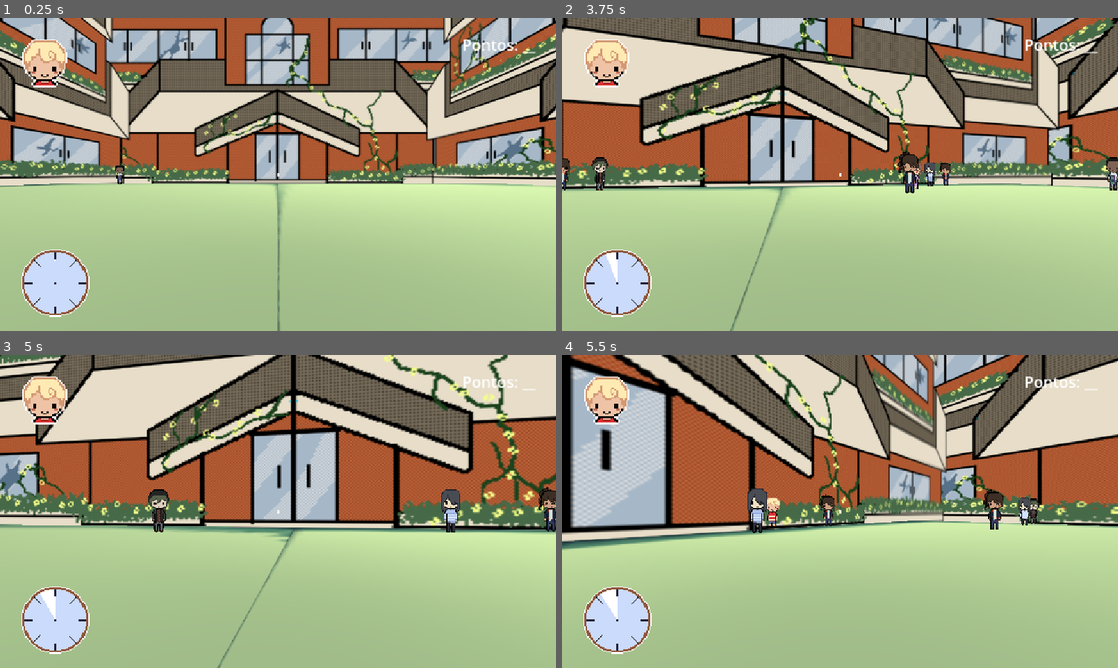
Above: before the commit, frames 1-4 (two rows, left to right).
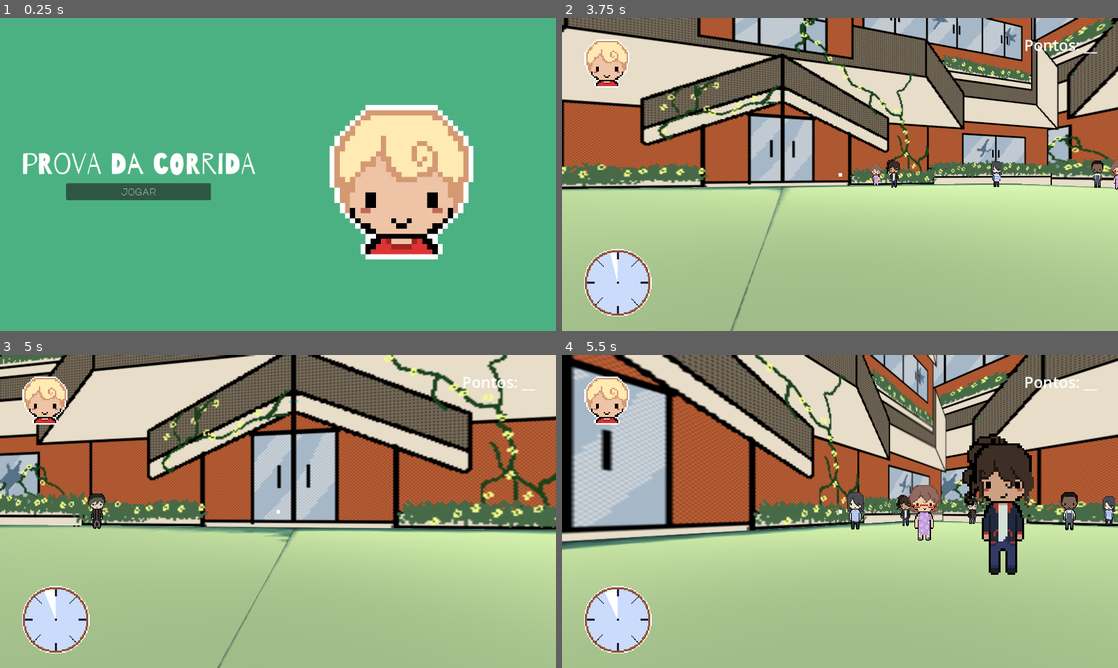
Above: after the commit, the same moments.

Repository: Limones-07/uniarts2025
Game: Godot game, scene res://scenes/ui/Main Menu.tscn
Two runs of this game, one before a commit and one after it. Both use one fixed random seed, a clock stepped at 60 frames per second and the inputs below. Before the commit the project starts from res://scenes/environments/main.tscn.
Inputs (mouse positions are in pixels of both pictures, inside the frame that each line leads up to):
- Up to frame 1 (0.25 s): no input
- Up to frame 2 (3.75 s): click (701, 190) at 0.5 s, where only the run after the commit has a clickable "jogar"; click (840, 243) at 1.25 s, where only the run after the commit has a clickable "continuar"; move the mouse to (867, 174) at 2.02 s; hold W (move_forward) from 2.03 s (still down); right-click (867, 174) at 2.1 s; move the mouse to (812, 174) at 2.77 s; right-click (812, 174) at 2.85 s; move the mouse to (851, 168) at 3.52 s; right-click (851, 168) at 3.6 s
- Up to frame 3 (5 s): keep holding W (move_forward); move the mouse to (272, 517) at 4.27 s; right-click (272, 517) at 4.35 s
- Up to frame 4 (5.5 s): keep holding W (move_forward); move the mouse to (878, 514) at 5.02 s; right-click (878, 514) at 5.1 s

The runs differ from the first frame. In frame 1, 99% of the frame differs, in the area x 0-100%, y 0-100%; in frame 2, 9.4%; in frame 3, 7.6%; in frame 4, 11%.

Commit message:
add title and explanation screens

Diff:
--- a/project.godot
+++ b/project.godot
@@ -10,11 +10,12 @@
 
 [application]
 
-config/name="uniarts2025"
-run/main_scene="res://scenes/environments/main.tscn"
+config/name="Prova da Corrida"
+run/main_scene="uid://2kbbongpgakm"
 config/features=PackedStringArray("4.4", "GL Compatibility")
 boot_splash/bg_color=Color(0.133333, 0.12549, 0.203922, 1)
-config/icon="res://icon.svg"
+config/icon="uid://cy7eituiqavxt"
+config/windows_native_icon="res://assets/png/icon.ico"
 
 [autoload]
 
@@ -23,7 +24,7 @@
 
 [display]
 
-window/stretch/mode="canvas_items"
+window/stretch/mode="viewport"
 
 [global_group]
 
@@ -81,4 +82,4 @@
 
 renderer/rendering_method="gl_compatibility"
 renderer/rendering_method.mobile="gl_compatibility"
-environment/defaults/default_clear_color=Color(0.133333, 0.12549, 0.203922, 1)
+environment/defaults/default_clear_color=Color(0.297415, 0.695243, 0.511602, 1)
--- /dev/null
+++ b/scenes/ui/Explanation.tscn
@@ -0,0 +1,63 @@
+[gd_scene load_steps=7 format=3 uid="uid://knuh2ann2mhe"]
+
+[ext_resource type="Script" uid="uid://nvyvf5bpbw3x" path="res://src/main_menu.gd" id="1_jf711"]
+[ext_resource type="FontFile" uid="uid://doedntugj2cb8" path="res://assets/ttf/Barrio-Regular.ttf" id="2_lgwbw"]
+[ext_resource type="Theme" uid="uid://coisw4631bd4b" path="res://assets/engine/button_theme.tres" id="3_1krol"]
+[ext_resource type="FontFile" uid="uid://dsw3agdjoirvx" path="res://assets/ttf/MajorMonoDisplay-Regular.ttf" id="4_jf711"]
+
+[sub_resource type="LabelSettings" id="LabelSettings_wyhiu"]
+font = ExtResource("2_lgwbw")
+font_size = 60
+
+[sub_resource type="LabelSettings" id="LabelSettings_lgwbw"]
+font = ExtResource("4_jf711")
+font_size = 23
+
+[node name="MainMenu" type="Control"]
+layout_mode = 3
+anchors_preset = 15
+anchor_right = 1.0
+anchor_bottom = 1.0
+grow_horizontal = 2
+grow_vertical = 2
+script = ExtResource("1_jf711")
+
+[node name="HSplitContainer" type="HBoxContainer" parent="."]
+layout_mode = 1
+anchors_preset = 15
+anchor_right = 1.0
+anchor_bottom = 1.0
+grow_horizontal = 2
+grow_vertical = 2
+alignment = 1
+
+[node name="VBoxContainer" type="VBoxContainer" parent="HSplitContainer"]
+layout_mode = 2
+size_flags_horizontal = 3
+alignment = 1
+
+[node name="Label" type="Label" parent="HSplitContainer/VBoxContainer"]
+layout_mode = 2
+text = "O intervalo tocou!"
+label_settings = SubResource("LabelSettings_wyhiu")
+horizontal_alignment = 1
+
+[node name="Label2" type="Label" parent="HSplitContainer/VBoxContainer"]
+layout_mode = 2
+theme = ExtResource("3_1krol")
+theme_override_font_sizes/font_size = 1
+text = "mas todos os professores ainda têm provas para entregar! Você ficou encarregado de entregar as provas para eles enquanto eles vão para as salas. Voce tem um minuto para entregar o máximo de provas que você conseguir. clique com o botão direito quando estiver próximo do professor para entregar a prova a ele. mas cuidado, se você entregar uma prova para o professor errado, será uma prova a menos que será entregue. use wasd para se mover e o mouse para olhar. boa sorte!"
+label_settings = SubResource("LabelSettings_lgwbw")
+horizontal_alignment = 1
+autowrap_mode = 3
+justification_flags = 160
+
+[node name="Button" type="Button" parent="HSplitContainer/VBoxContainer"]
+custom_minimum_size = Vector2(300, 35)
+layout_mode = 2
+size_flags_horizontal = 4
+size_flags_vertical = 4
+theme = ExtResource("3_1krol")
+text = "continuar"
+
+[connection signal="pressed" from="HSplitContainer/VBoxContainer/Button" to="." method="_on_button_pressed"]
--- a/scenes/ui/Main Menu.tscn
+++ b/scenes/ui/Main Menu.tscn
@@ -1,8 +1,9 @@
-[gd_scene load_steps=5 format=3 uid="uid://2kbbongpgakm"]
+[gd_scene load_steps=6 format=3 uid="uid://2kbbongpgakm"]
 
 [ext_resource type="FontFile" uid="uid://doedntugj2cb8" path="res://assets/ttf/Barrio-Regular.ttf" id="1_p8ecq"]
-[ext_resource type="Texture2D" uid="uid://40dy5fh0twmt" path="res://assets/jpg/placeholder.jpg" id="2_d1pup"]
+[ext_resource type="Script" uid="uid://nvyvf5bpbw3x" path="res://src/main_menu.gd" id="1_wyhiu"]
 [ext_resource type="Theme" uid="uid://coisw4631bd4b" path="res://assets/engine/button_theme.tres" id="2_wyhiu"]
+[ext_resource type="Texture2D" uid="uid://dbwl4uubtdr7t" path="res://assets/png/Untitled_Artwork-26.png" id="4_wajxv"]
 
 [sub_resource type="LabelSettings" id="LabelSettings_wyhiu"]
 font = ExtResource("1_p8ecq")
@@ -15,6 +16,7 @@
 anchor_bottom = 1.0
 grow_horizontal = 2
 grow_vertical = 2
+script = ExtResource("1_wyhiu")
 
 [node name="HSplitContainer" type="HBoxContainer" parent="."]
 layout_mode = 1
@@ -32,8 +34,7 @@
 
 [node name="Label" type="Label" parent="HSplitContainer/VBoxContainer"]
 layout_mode = 2
-text = "Cidade Das
-Sombras"
+text = "prova da corrida"
 label_settings = SubResource("LabelSettings_wyhiu")
 horizontal_alignment = 1
 
@@ -43,29 +44,16 @@
 size_flags_horizontal = 4
 size_flags_vertical = 4
 theme = ExtResource("2_wyhiu")
-text = "Singleplayer"
-
-[node name="Button2" type="Button" parent="HSplitContainer/VBoxContainer"]
-custom_minimum_size = Vector2(300, 35)
-layout_mode = 2
-size_flags_horizontal = 4
-theme = ExtResource("2_wyhiu")
-text = "Multiplayer"
-
-[node name="Button3" type="Button" parent="HSplitContainer/VBoxContainer"]
-custom_minimum_size = Vector2(300, 35)
-layout_mode = 2
-size_flags_horizontal = 4
-theme = ExtResource("2_wyhiu")
-text = "Configurações"
+text = "jogar"
 
 [node name="Container" type="CenterContainer" parent="HSplitContainer"]
 layout_mode = 2
 size_flags_horizontal = 3
 
-[node name="TextureRect" type="TextureRect" parent="HSplitContainer/Container"]
-custom_minimum_size = Vector2(500, 377)
-layout_mode = 2
-texture = ExtResource("2_d1pup")
-expand_mode = 2
-stretch_mode = 4
+[node name="UntitledArtwork-26" type="Sprite2D" parent="HSplitContainer/Container"]
+texture_filter = 1
+position = Vector2(254, 436)
+scale = Vector2(10.6563, 10.6563)
+texture = ExtResource("4_wajxv")
+
+[connection signal="pressed" from="HSplitContainer/VBoxContainer/Button" to="." method="_on_button_pressed"]
--- a/scenes/ui/timesup.gd
+++ b/scenes/ui/timesup.gd
@@ -7,3 +7,5 @@
 func _process(_delta: float) -> void:
 	if Input.is_action_just_pressed("restart"):
 		get_tree().change_scene_to_file("res://scenes/environments/main.tscn")
+	if Input.is_action_just_pressed("escape"):
+		get_tree().quit()
--- a/scenes/ui/timesup.tscn
+++ b/scenes/ui/timesup.tscn
@@ -1,6 +1,20 @@
-[gd_scene load_steps=2 format=3 uid="uid://elilyf264ge3"]
+[gd_scene load_steps=7 format=3 uid="uid://elilyf264ge3"]
 
 [ext_resource type="Script" uid="uid://mmjeikeasr0g" path="res://scenes/ui/timesup.gd" id="1_q4mo5"]
+[ext_resource type="FontFile" uid="uid://doedntugj2cb8" path="res://assets/ttf/Barrio-Regular.ttf" id="2_h7og4"]
+[ext_resource type="FontFile" uid="uid://dsw3agdjoirvx" path="res://assets/ttf/MajorMonoDisplay-Regular.ttf" id="3_eyfe1"]
+
+[sub_resource type="LabelSettings" id="LabelSettings_gpcmg"]
+font = ExtResource("2_h7og4")
+font_size = 128
+
+[sub_resource type="LabelSettings" id="LabelSettings_y2aqt"]
+font = ExtResource("3_eyfe1")
+font_size = 32
+
+[sub_resource type="LabelSettings" id="LabelSettings_hutht"]
+font = ExtResource("3_eyfe1")
+font_size = 32
 
 [node name="Control" type="Control"]
 layout_mode = 3
@@ -30,13 +44,16 @@
 layout_mode = 2
 size_flags_horizontal = 4
 text = "ACABOU O TEMPO!"
+label_settings = SubResource("LabelSettings_gpcmg")
 
 [node name="Label2" type="Label" parent="VBoxContainer"]
 layout_mode = 2
 size_flags_horizontal = 4
-text = "Pontos: XX"
+text = "pontos: XX"
+label_settings = SubResource("LabelSettings_y2aqt")
 
 [node name="Label3" type="Label" parent="VBoxContainer"]
 layout_mode = 2
 size_flags_horizontal = 4
-text = "Aperte R para recomeçar"
+text = "Aperte r para recomeçar"
+label_settings = SubResource("LabelSettings_hutht")
--- /dev/null
+++ b/src/main_menu.gd
@@ -0,0 +1,19 @@
+extends Control
+
+const char_heads = ["res://assets/png/Untitled_Artwork-26.png", "res://assets/png/Untitled_Artwork-8 4.png", "res://assets/png/Untitled_Artwork-32.png", "res://assets/png/Untitled_Artwork-20.png", "res://assets/png/Untitled_Artwork-2 5.png", "res://assets/png/Untitled_Artwork-14.png"]
+var explanation_scene = "res://scenes/ui/Explanation.tscn"
+var main_scene = "res://scenes/environments/main.tscn"
+var out_of_main = false
+
+func _ready() -> void:
+	if $"HSplitContainer/Container/UntitledArtwork-26" != null:
+		$"HSplitContainer/Container/UntitledArtwork-26".texture = load(char_heads[randi_range(0, 5)])
+		return
+
+	out_of_main = true
+
+func _on_button_pressed() -> void:
+	if out_of_main:
+		get_tree().change_scene_to_file(main_scene)
+	else:
+		get_tree().change_scene_to_file(explanation_scene)
Binary file added: assets/png/icon.ico
Binary file added: assets/png/icon.png
Not shown, added: assets/png/icon.png.import
Not shown, added: src/main_menu.gd.uid
